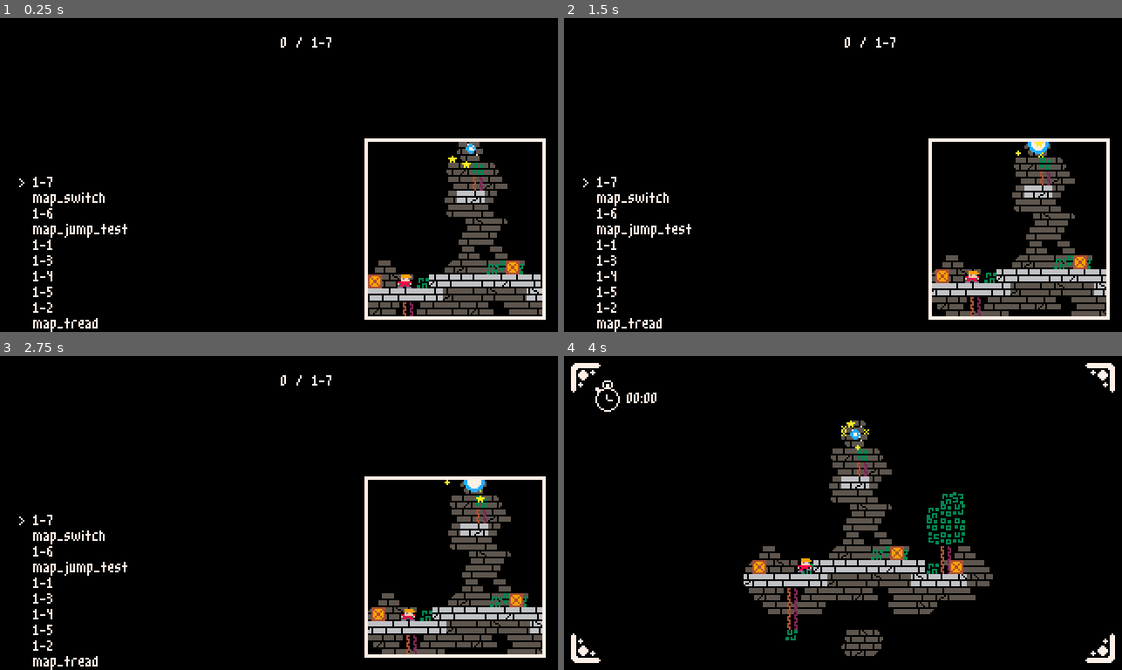
Above: before the commit, frames 1-4 (two rows, left to right).
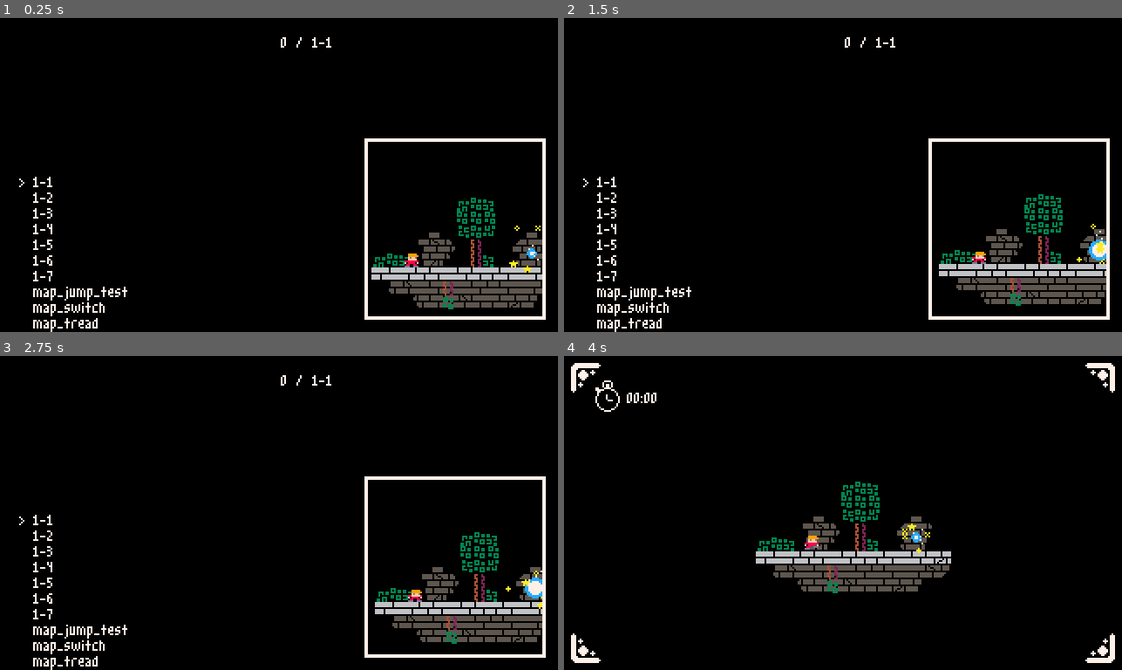
Above: after the commit, the same moments.

Repository: HarmonyHoney/tiny_crate
Game: Godot game, scene res://src/menu/MapSelect.tscn
Same seed, same stepped clock (60 frames per second), same inputs: the game is played once before the commit and once after it. This scene is started directly instead of the project's main scene.
Inputs (mouse positions are in pixels of both pictures, inside the frame that each line leads up to):
- Up to frame 1 (0.25 s): no input
- Up to frame 2 (1.5 s): tap Enter at 0.5 s; move the mouse to (965, 159) at 0.52 s; hold Right (right) 0.53-1.25 s; tap C (action) at 0.6 s; click (965, 159) at 0.67 s; tap X (jump) at 0.77 s; drag from (731, 190) to (815, 237) at 1.27 s
- Up to frame 3 (2.75 s): move the mouse to (334, 443) at 2.02 s; hold Left (left) from 2.03 s (still down); tap C (action) at 2.1 s
- Up to frame 4 (4 s): release Left (left) at 2.75 s; drag from (815, 575) to (675, 465) at 2.77 s; move the mouse to (1010, 560) at 3.52 s; hold Right (right) from 3.53 s (still down); tap C (action) at 3.6 s; tap X (jump) at 3.77 s

The runs differ from the first frame. In frame 1, 6.5% of the frame differs, in the area x 5-98%, y 6-95%; in frame 2, 7.6%; in frame 3, 7.6%; in frame 4, 9.3%, in the area x 32-77%, y 20-96%.

Commit message:
file list sort fix

Diff:
--- a/src/autoload/DevConsole.tscn
+++ b/src/autoload/DevConsole.tscn
@@ -2,10 +2,6 @@
 
 [ext_resource path="res://assets/font/m3x6.tres" type="DynamicFont" id=1]
 [ext_resource path="res://src/autoload/DevConsole.gd" type="Script" id=2]
-
-
-
-
 
 [sub_resource type="StyleBoxFlat" id=1]
 bg_color = Color( 0.247059, 0.247059, 0.247059, 0.247059 )
--- a/src/autoload/Shared.gd
+++ b/src/autoload/Shared.gd
@@ -89,6 +89,8 @@
 				stage_data.erase(i)
 				break
 		stage_data.append(new_data)
+
+	stage_data.sort()
 	save_data(save_file, JSON.print(stage_data, "\t"))
 
 	start_reset()
--- a/src/menu/MapSelect.gd
+++ b/src/menu/MapSelect.gd
@@ -5,8 +5,8 @@
 var label_info : RichTextLabel
 
 var map_path := "res://src/map/"
-var map_list : String
-var maps : PoolStringArray = []
+#var map_list : String
+var maps : Array = []
 var cursor := 0
 var line_height = 9
 
@@ -18,18 +18,21 @@
 	label_info = $Control/Info
 	viewport = $Control/ViewportContainer/Viewport
 
-	map_list = ""
+	maps = []
 	var dir = Directory.new()
 	if dir.open(map_path) == OK:
 		dir.list_dir_begin(true, true)
 		var file_name = dir.get_next()
 		while file_name:
-			print(file_name.split(".")[0])
-			map_list += file_name.split(".")[0] + "\n"
+			maps.append(file_name.split(".")[0])
 			file_name = dir.get_next()
 		dir.list_dir_end()
-	maps.append_array(map_list.split("\n", false))
-	label_list.text = map_list
+	maps.sort()
+	print(maps)
+
+	label_list.text = ""
+	for i in maps:
+		label_list.text += i + "\n"
 
 	scroll()
 
--- a/src/menu/select.gd
+++ b/src/menu/select.gd
@@ -22,17 +22,20 @@
 
 	label = $Control/Label
 
+	# get maps
 	maps = []
 	var dir = Directory.new()
 	if dir.open(map_path) == OK:
 		dir.list_dir_begin(true, true)
 		var file_name = dir.get_next()
 		while file_name:
-			print(file_name.split(".")[0])
 			maps.append(file_name.split(".")[0])
 			file_name = dir.get_next()
 		dir.list_dir_end()
+	maps.sort()
+	print(maps)
 
+	# make screens
 	for i in maps.size():
 		var new = screen.duplicate()
 		new.rect_position.x += i * 120
